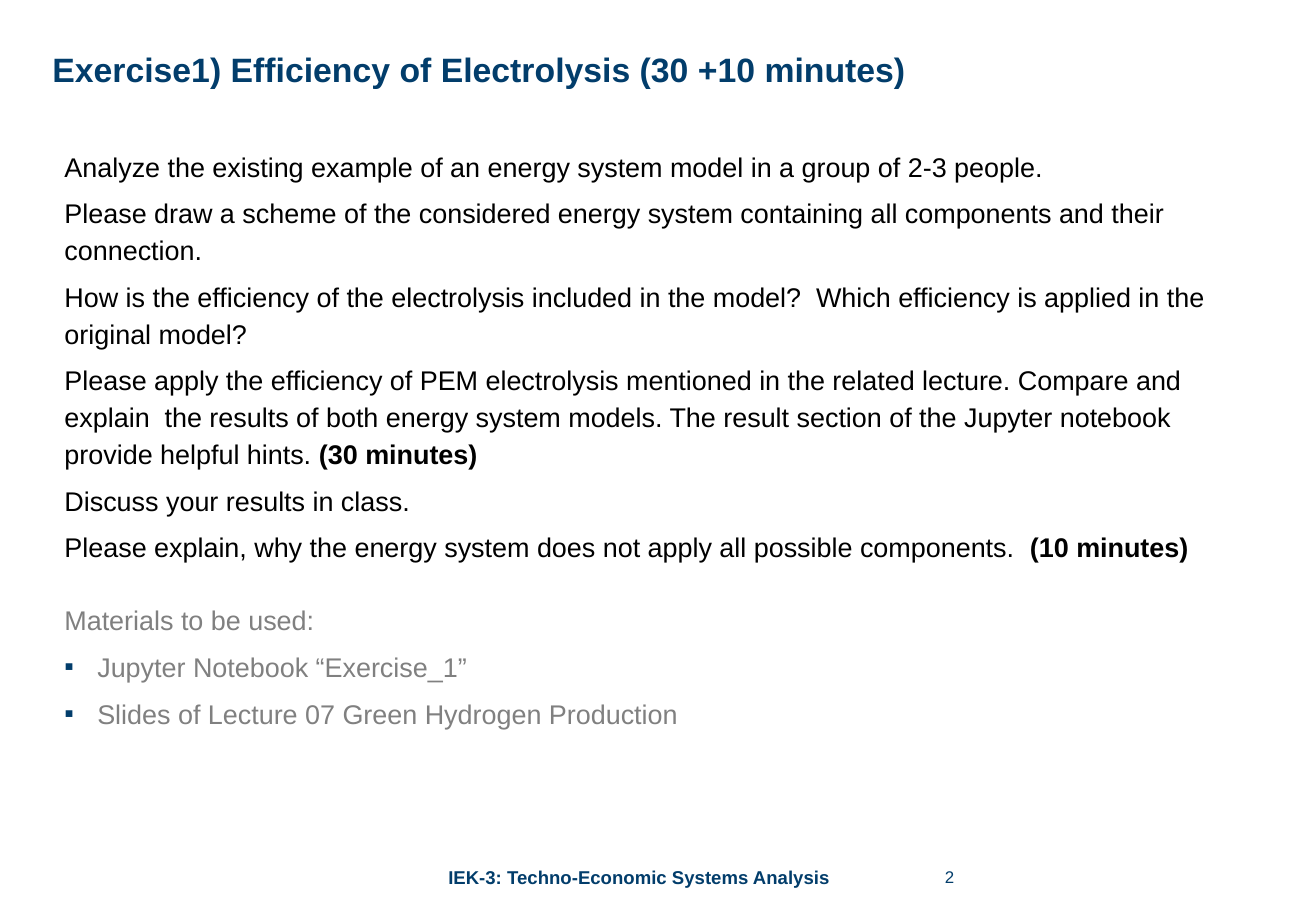
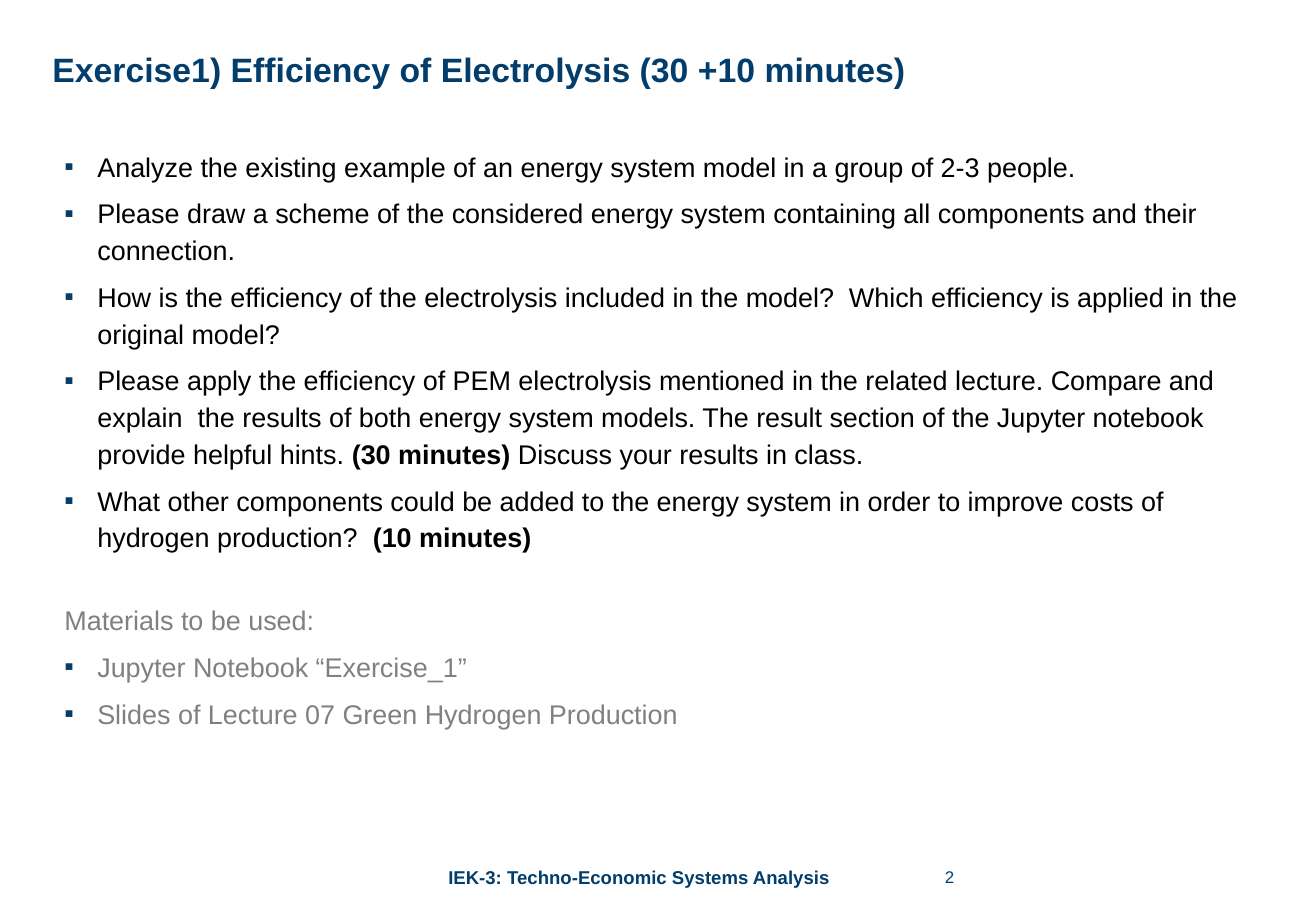
Before and after one commit to chrisjwin/IMP_EGH_ICE2, a slide deck: slide 2 of student_files/exercises/Unit_07_GreenHydrogenProduction/Unit07_GreenHydrogenProduction.pptx. Drawn at 1316x911 pixels with LibreOffice and Linux fonts; fonts in the diff are those of the drawing; background and template pictures are left out. Boxes give left, top, right and bottom in pixels: in the first picture for what was removed or moved away, otherwise in the second. Text is boxed around its words. In the diff, an @@ line names an element or a change of style, - is before the commit and + after.

```diff
--- a/student_files/exercises/Unit_07_GreenHydrogenProduction/Unit07_GreenHydrogenProduction.pptx
+++ b/student_files/exercises/Unit_07_GreenHydrogenProduction/Unit07_GreenHydrogenProduction.pptx
@@ text at box(97, 157, 1237, 349): bullet none to ▪ @@
@@ text at box(97, 370, 1214, 552): text changed @@
-Please apply the efficiency of PEM electrolysis mentioned in the related lecture. Compare and explain the results of both energy system models. The result section of the Jupyter notebook provide helpful hints. (30 minutes)
-Discuss your results in class.
-Please explain, why the energy system does not apply all possible components. (10 minutes)
+▪ Please apply the efficiency of PEM electrolysis mentioned in the related lecture. Compare and explain the results of both energy system models. The result section of the Jupyter notebook provide helpful hints. (30 minutes) Discuss your results in class.
+▪ What other components could be added to the energy system in order to improve costs of hydrogen production? (10 minutes)
```
Also in this commit, not shown: 2 other slides changed, 4 other files.
